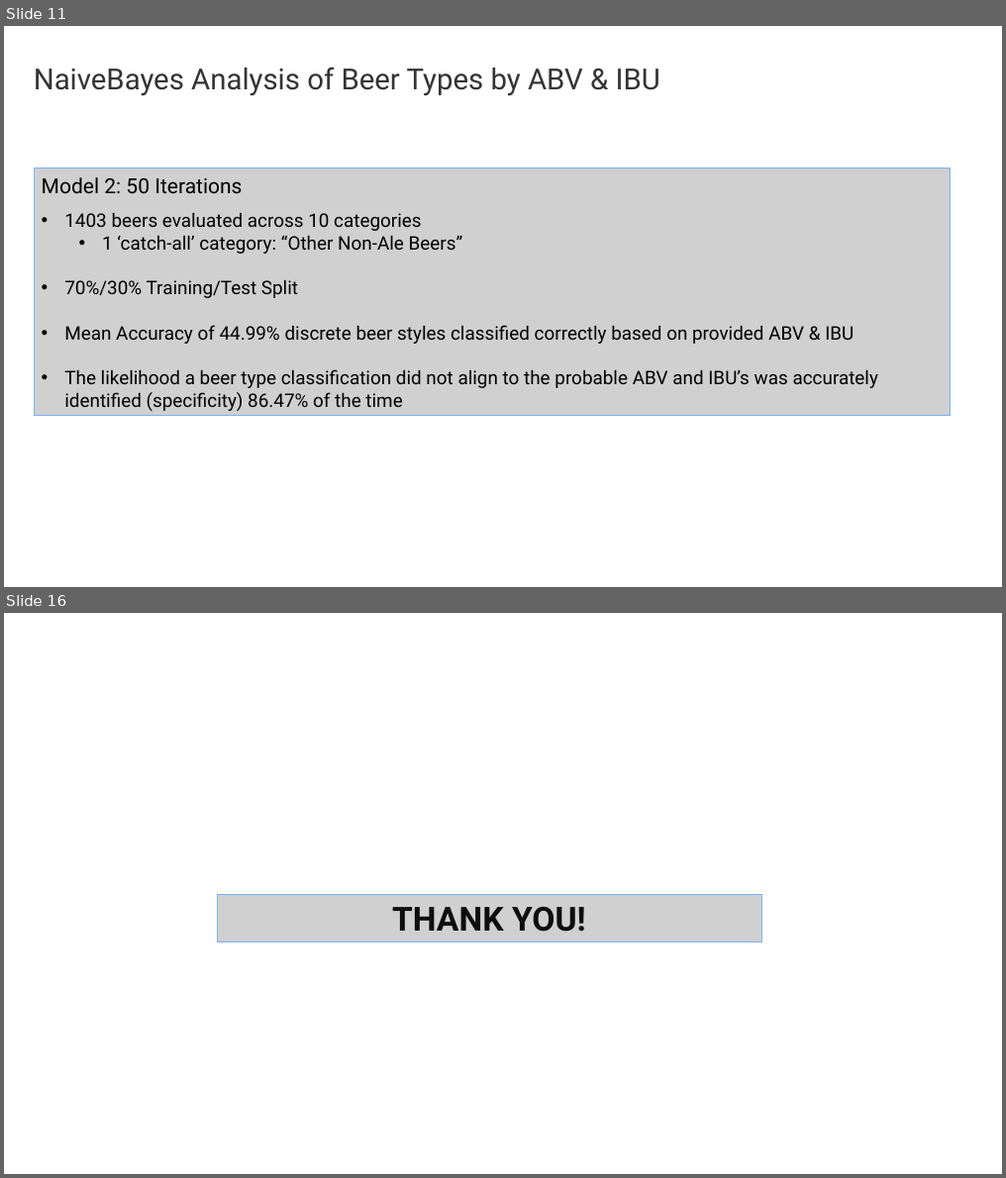
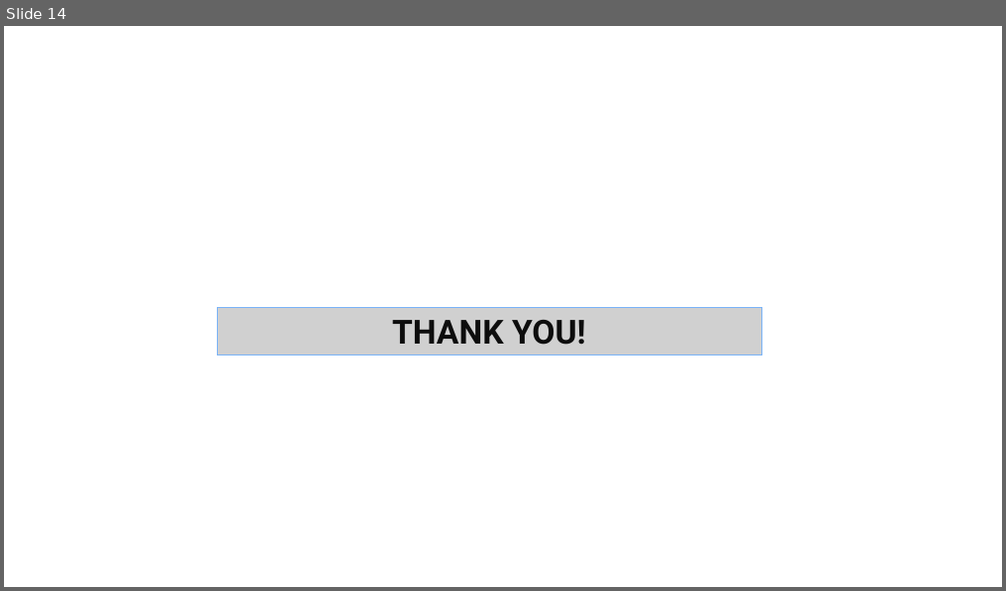
Before and after one commit to C-Stewart-GH/DDS_6306_CS1, a slide deck: Final_CS1_Presentation_DDS_6306.pptx. Shown one above the other, each under a label of ours: slides 11 and 16 before the commit, slide 14 after it; the slides between them are not shown. The pictures are 1006x1178 and 1006x591 pixels, drawn with LibreOffice and Linux fonts; fonts in the diff are those of the drawing; grey boxes stand for pictures; background and template pictures are left out. Boxes give left, top, right and bottom in pixels: in the first picture for what was removed or moved away, otherwise in the second. Text is boxed around its words. In the diff, an @@ line names an element or a change of style, - is before the commit and + after.

```diff
--- a/Final_CS1_Presentation_DDS_6306.pptx
+++ b/Final_CS1_Presentation_DDS_6306.pptx
@@ slide 11 removed at [4, 26, 1002, 587], background picture (left out) @@
@@ text removed at [34, 67, 660, 96] @@
-NaiveBayes Analysis of Beer Types by ABV & IBU
@@ picture removed at [34, 168, 950, 416] @@
-Model 2: 50 Iterations
-• 1403 beers evaluated across 10 categories
-  • 1 ‘catch-all’ category: “Other Non-Ale Beers”
-• 70%/30% Training/Test Split
-• Mean Accuracy of 44.99% discrete beer styles classified correctly based on provided ABV & IBU
-• The likelihood a beer type classification did not align to the probable ABV and IBU’s was accurately identified (specificity) 86.47% of the time
@@ what was slide 16 is now slide 14 @@
```
Also in this commit, not shown: 7 slides changed, 3 slides added, 4 other slides removed, 4 other files.
